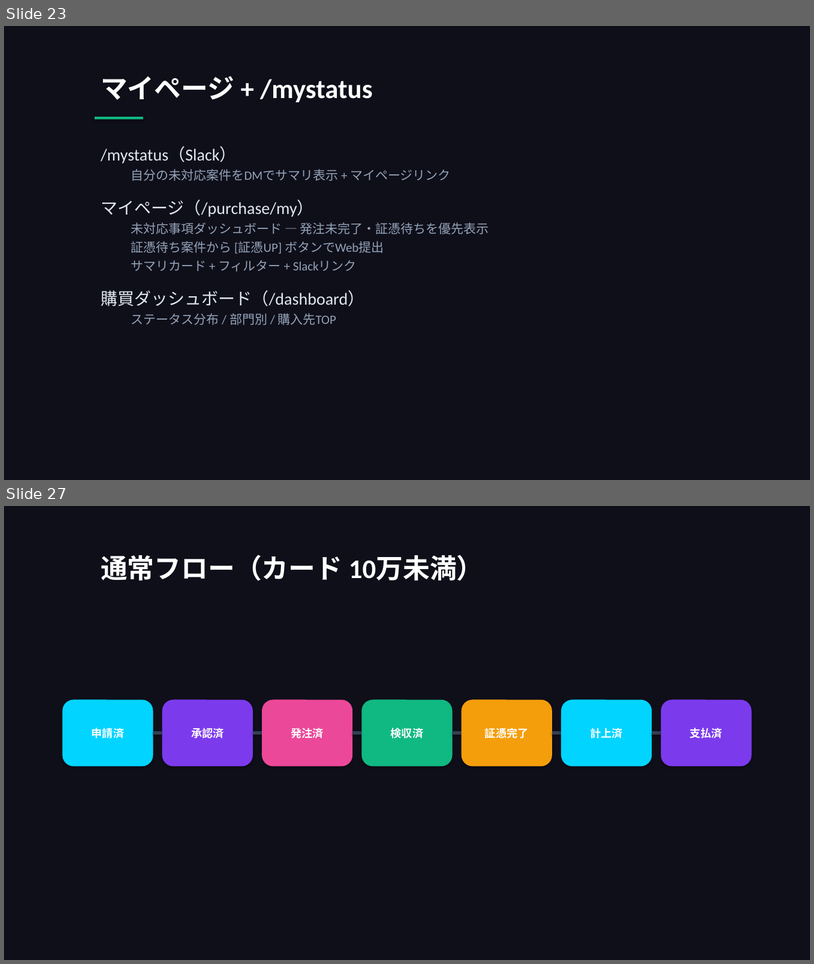
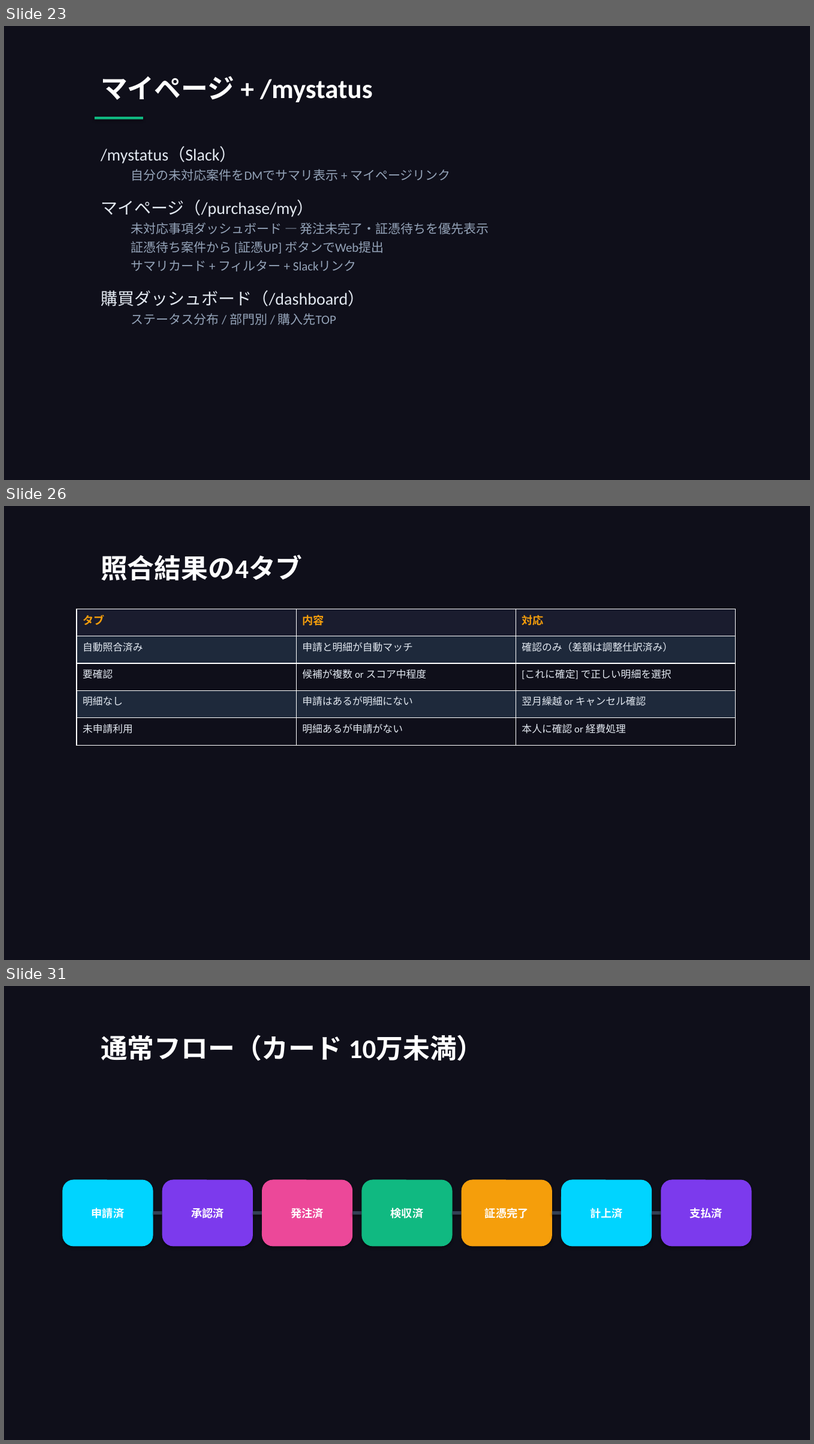
Before and after one commit to takeshiizawa123/next-procurement-poc, a slide deck: docs/operational-guide.pptx. Shown one above the other, each under a label of ours: slides 23 and 27 before the commit, slides 23, 26 and 31 after it; the slides between them are not shown. The pictures are 814x964 and 814x1444 pixels, drawn with LibreOffice and Linux fonts; fonts in the diff are those of the drawing. Boxes give left, top, right and bottom in pixels: in the first picture for what was removed or moved away, otherwise in the second. Text is boxed around its words. In the diff, an @@ line names an element or a change of style, - is before the commit and + after.

```diff
--- a/docs/operational-guide.pptx
+++ b/docs/operational-guide.pptx
@@ slide 26 added at [4, 506, 810, 960], background #0F0F1A @@
@@ text added at [101, 555, 303, 580], 32 pt, text #FFFFFF, bold @@
+照合結果の4タブ
@@ table added at [77, 609, 735, 745], 5 rows, 3 columns @@
+タブ | 内容 | 対応
+自動照合済み | 申請と明細が自動マッチ | 確認のみ（差額は調整仕訳済み）
+要確認 | 候補が複数 or スコア中程度 | [これに確定] で正しい明細を選択
+明細なし | 申請はあるが明細にない | 翌月繰越 or キャンセル確認
+未申請利用 | 明細あるが申請がない | 本人に確認 or 経費処理
@@ what was slide 27 is now slide 31 @@
```
Also in this commit, not shown: 4 slides changed, 3 other slides added, 3 other files.
